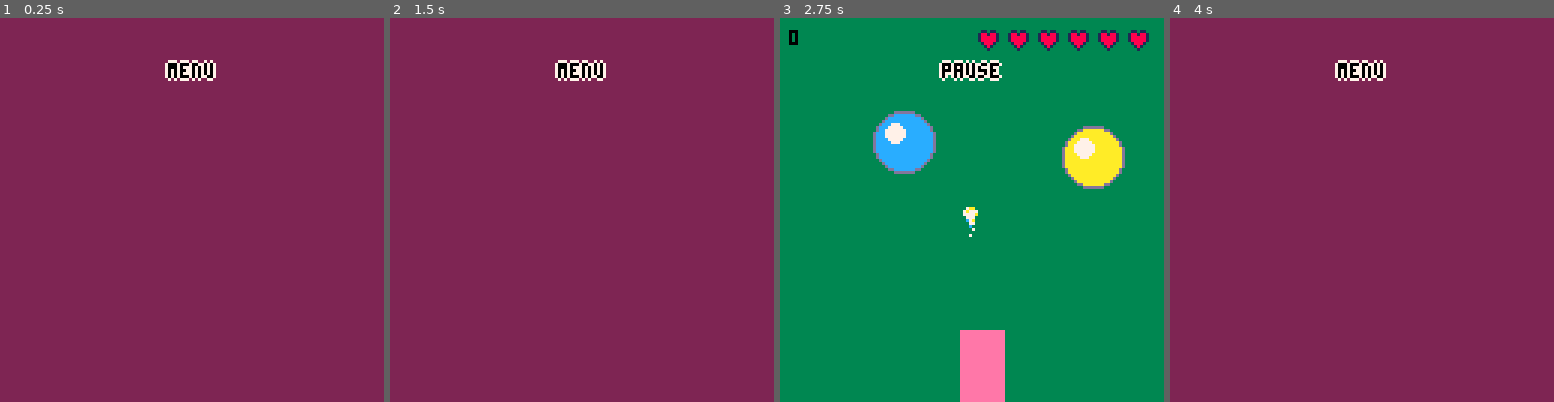
Above: before the commit, frames 1-4 (left to right).
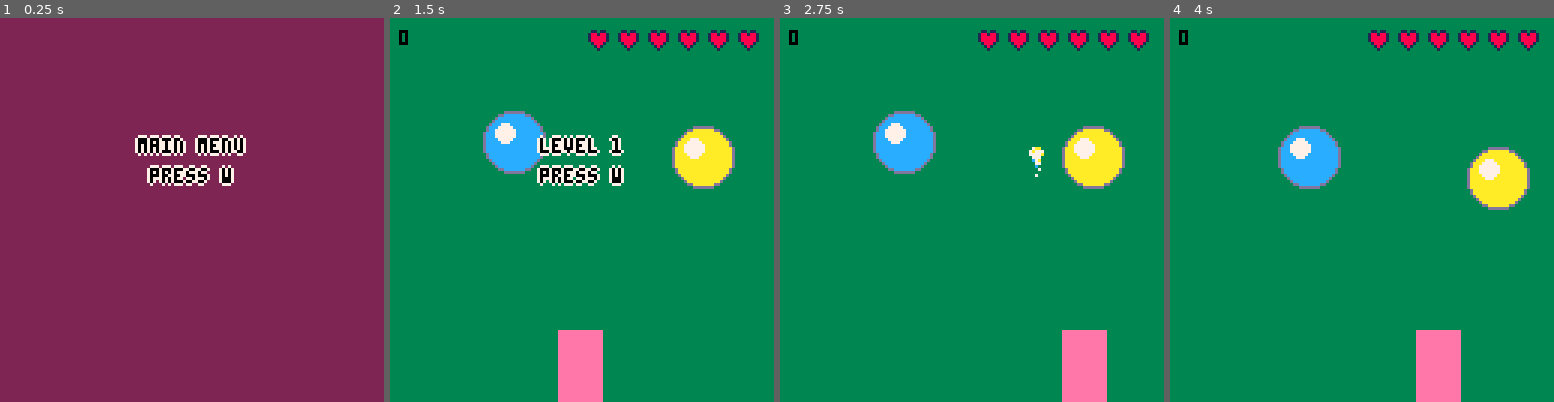
Above: after the commit, the same moments.

Repository: escargames/Anthrax
Game: PICO-8 cartridge Anthrax.p8
The game is run twice, just before and just after one commit, with the same random seed, the same clock (stepped at 60 frames per second) and the same inputs.
Inputs:
- Up to frame 1 (0.25 s): no input
- Up to frame 2 (1.5 s): tap O (Z key) at 0.7 s
- Up to frame 3 (2.75 s): hold Right 1.6-2.1 s; tap O (Z key) at 1.7, 2.1, 2.5 s; hold Up 2.15-2.42 s; hold Right from 2.47 s (still down)
- Up to frame 4 (4 s): tap O (Z key) at 2.9, 3.3, 3.7 s; release Right at 3.03 s; hold Left 3.08-3.58 s; hold Down 3.63-3.97 s

The runs differ from the first frame. In frame 1, 2.8% of the frame differs, in the area x 35-65%, y 10-44%; in frame 2, 100%, in the area x 0-100%, y 0-100%; in frame 3, 5.4%; in frame 4, 100%.

Commit message:
Pause menu for start-of-level and for game over.

Diff:
--- a/Anthrax.p8
+++ b/Anthrax.p8
@@ -2,9 +2,9 @@
 version 16
 __lua__
 config = {
-    menu = {bg = 2, tl = "menu", draw = function() end},
-    play = {bg = 3, tl = "play", draw = 0},
-    pause = {bg = 0, tl = "pause", draw = function() end}
+    menu = {bg = 2, tl = "menu"},
+    play = {bg = 3, tl = "play"},
+    pause = {bg = 0, tl = "pause"},
 }
 
 
@@ -19,20 +19,15 @@
 function _update()
     if (state == "menu") then
         update_menu()
-    end
-
-    if (state == "play") then
+    elseif (state == "play") then
         update_play()
-    end
-
-    if (state == "pause") then
+    elseif (state == "pause") then
         update_pause()
     end
 end
 
 function _draw()
     cls(config[state].bg)
-    cprint(config[state].tl, 15)
     config[state].draw()
 end
 
@@ -60,7 +55,7 @@
 --
 
 function update_menu()
-    if (btnp(2)) then
+    if (btnp(4)) then
         begin_play()
     end
 end
@@ -71,7 +66,8 @@
 --
 
 function begin_play()
-    state = "play"
+    state = "pause"
+    level = 1
     tm = 0
     sc = 0
     ball_list = {}
@@ -105,14 +101,8 @@
         add_shot()
     end
 
-    if (btnp(3)) then
-        state = "menu"
-        sfx(0)
-    end
-
-    if (btnp(4)) then
+    if player.lf <= 0 then
         state = "pause"
-        sfx(0)
     end
 end
 
@@ -122,15 +112,13 @@
 
 function update_pause()
     config.pause.bg = config.play.bg
-    config.pause.draw = config.play.draw
-
-     if (btnp(3)) then
-        state = "menu"
-        sfx(0)
-    end
-
-    if (btnp(2)) then
-        state = "play"
+
+    if (btnp(4)) then
+        if player.lf <= 0 then
+            state = "menu"
+        else
+            state = "play"
+        end
         sfx(0)
     end
 end
@@ -248,7 +236,7 @@
 -- drawing
 --
 
-config.play.draw = function ()
+function draw_play()
     foreach(ball_list, function(b)
         circfill(b.x, b.y, b.r, b.c)
         circ(b.x, b.y, b.r, 13)
@@ -275,6 +263,25 @@
     end
 end
 
+config.menu.draw = function ()
+    cprint("main menu", 40)
+    cprint("press w", 50)
+end
+
+config.play.draw = function ()
+    draw_play()
+end
+
+config.pause.draw = function ()
+    draw_play()
+    if player.lf <= 0 then
+      cprint("game over", 40)
+    else
+      cprint("level "..tostr(level), 40)
+    end
+    cprint("press w", 50)
+end
+
 __gfx__
 00000000eeeeeeeeeeeeeee000000000000000000000000000000000000000000000000000000000000000000000000000000000000000000000000000000000
 00000000eeeeeeeeeeeeeee000000000000000000000000000000000000000000000000000000000000000000000000000000000000000000000000000000000
